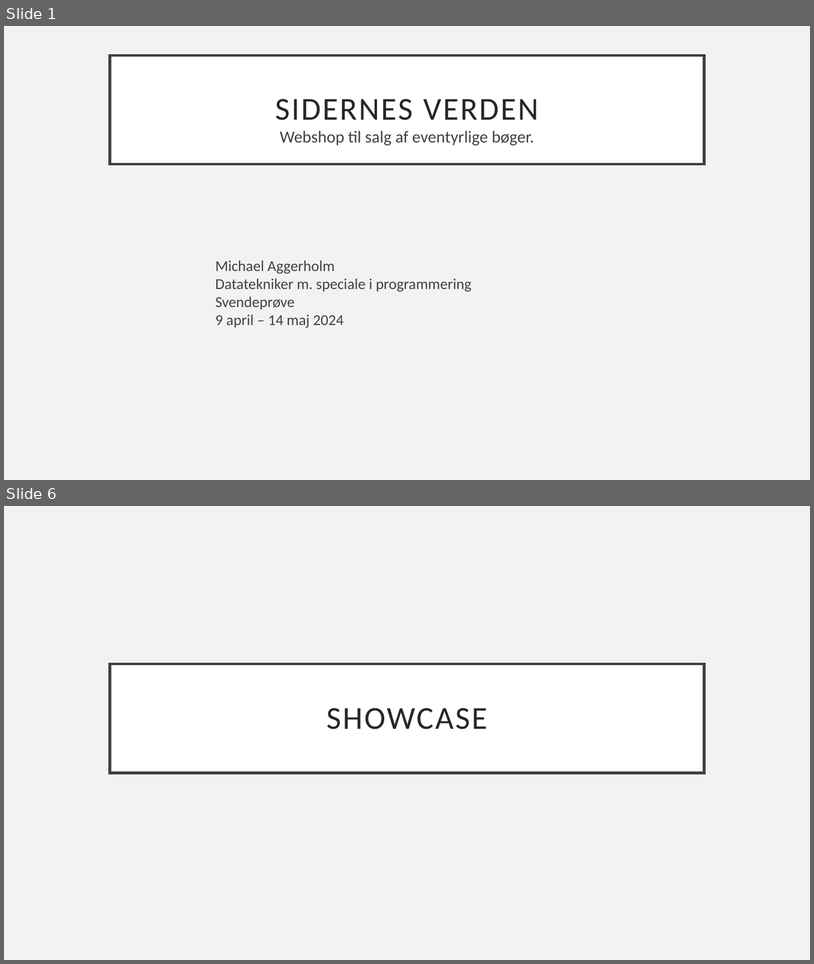
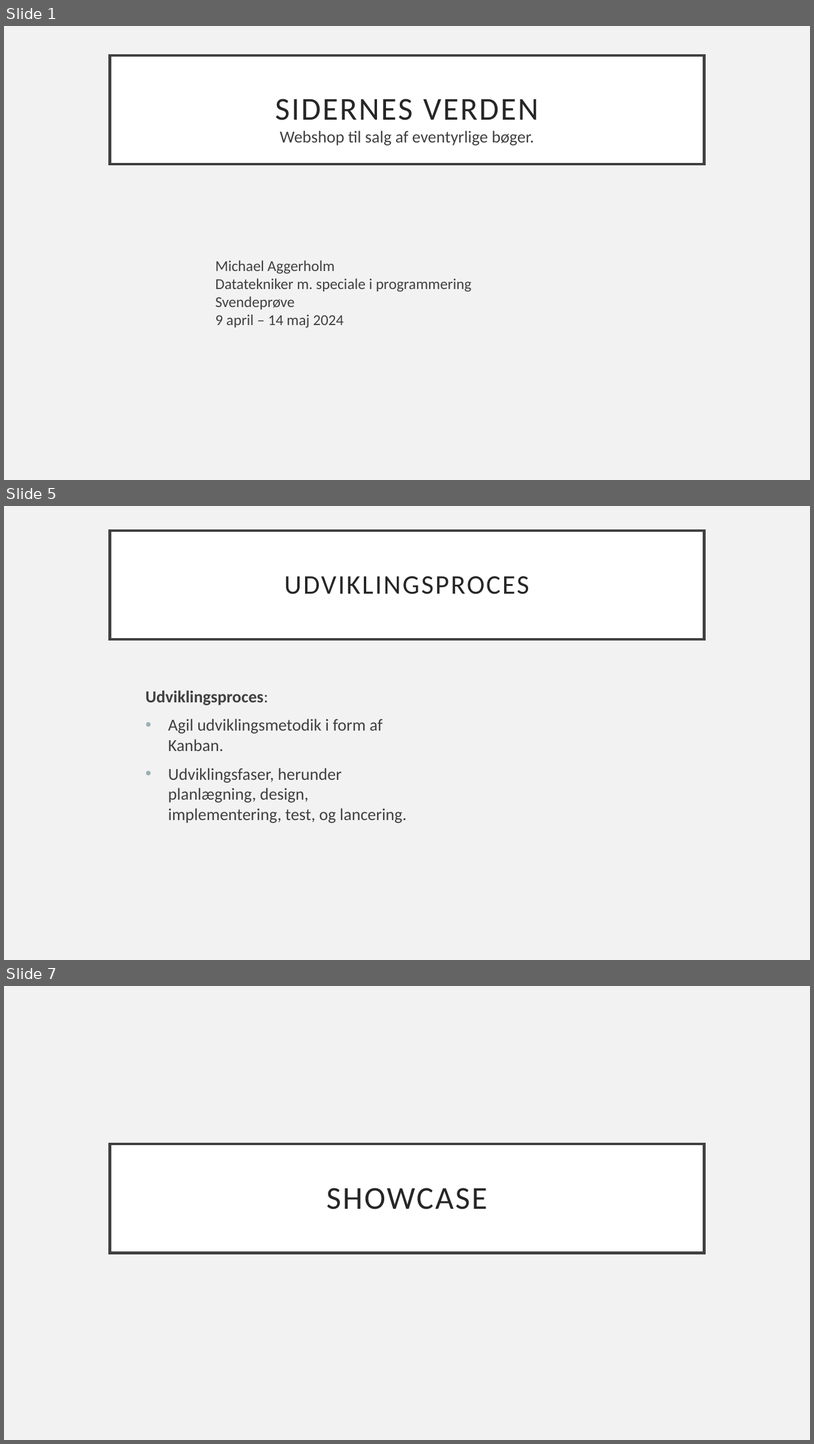
Before and after one commit to MichaelAggerholm/Apprentice_Test, a slide deck: Assets/Documents/Præsentation-sidernesVerden.pptx. Shown one above the other, each under a label of ours: slides 1 and 6 before the commit, slides 1, 5 and 7 after it; the slides between them are not shown. The pictures are 814x964 and 814x1444 pixels, drawn with LibreOffice and Linux fonts; fonts in the diff are those of the drawing. Boxes give left, top, right and bottom in pixels: in the first picture for what was removed or moved away, otherwise in the second. Text is boxed around its words. In the diff, an @@ line names an element or a change of style, - is before the commit and + after.

```diff
--- a/Assets/Documents/Præsentation-sidernesVerden.pptx
+++ b/Assets/Documents/Præsentation-sidernesVerden.pptx
@@ slide 5 added at (4,506,810,960), background #F2F2F2 @@
@@ title added at (110,530,705,639), fill #FFFFFF, outline #404040 3 pt, 32 pt, text #262626 @@
+UDVIKLINGSPROCES
@@ subtitle added at (146,690,407,823), 20 pt, text #404040 @@
+Udviklingsproces:
+• Agil udviklingsmetodik i form af Kanban.
+• Udviklingsfaser, herunder planlægning, design, implementering, test, og lancering.
@@ what was slide 6 is now slide 7 @@
```
Also in this commit, not shown: 5 slides changed, 1 other slide added, 1 slide removed.
